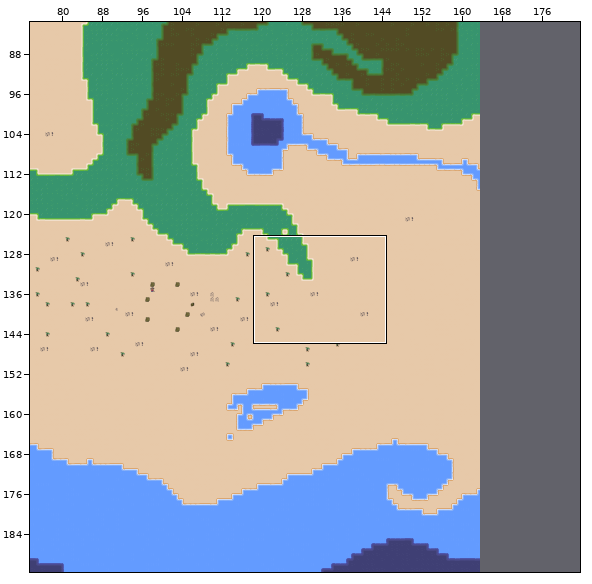
Tiled map: map/solidity.tmx. The picture above shows the old version from afar; the outline marks the close-up.
Close-up. Earlier state:
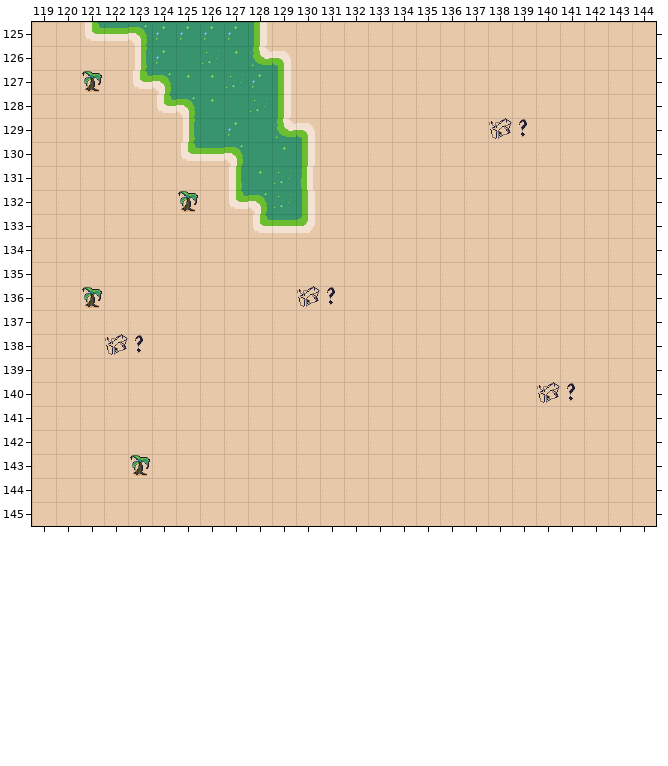
Cells are 32x32 px. Shown: x 119..144, y 125..145. The commit also changed other parts of the map, which this record leaves out. The old version is drawn lined up with the new one.
After the commit:
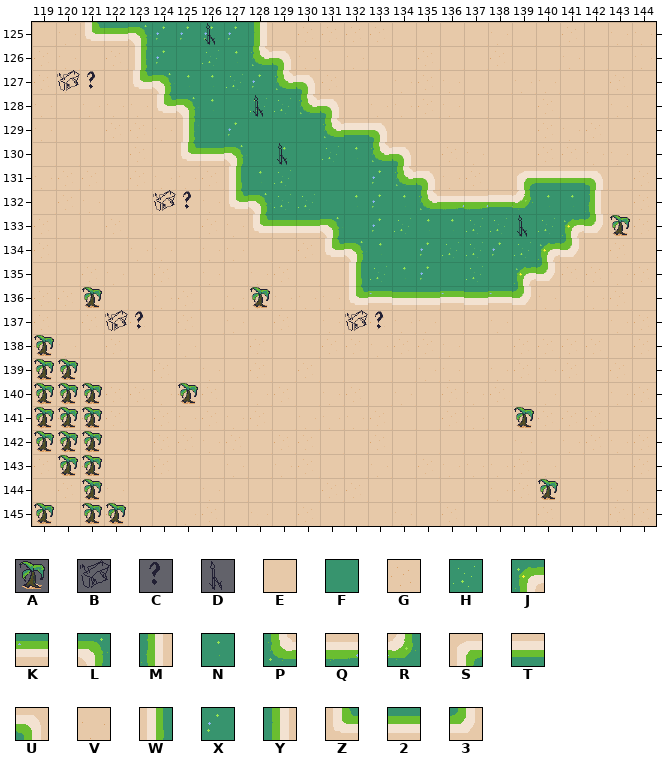
Key: from "basic-sprites": A 0 "BabyPalm", B 8 "Palm", C 9 "Palm", D 12 "BabyOak"; from "solidterrain": E 1, F 2, G 17, H 18, J 38, K 39, L 40, M 54, N 58, P 70, Q 71, R 72, S 86, T 87, U 88, V 97, W 102, X 103, Y 104, Z 118, 2 119, 3 120.
_ is an empty cell.
What changed:
map size 128x128 -> 192x192 cells (old content now starts at 36,64; both pictures use the new coordinates)
Layer "terrain":
y 127: x 129..130 YE -> PU
y 128: x 129..131 YEG -> HPU
y 129: x 129..133 PUGGE -> FFPTU
y 130: x 130..134 YVEGE -> FHNPU
y 131: x 130..135 MVEVVE -> FFFXPU; x 139..142 EGEE -> STTU
y 132: x 130..142 YEVVEEVGEEEVV -> HFNXNPQQTRNNM
y 133: x 130..142 3VVGEEVEVEEEG -> 2LFXHNNHHFHJ3
y 134: x 131..141 VEVEEEGEEVE -> ZLNFXHHXHJ3
y 135: x 132..140 VVEVGEEEV -> WHNXFHFJ3
y 136: x 132..139 EGEVGVEV -> ZK22K2K3
Layer "flora":
y 125: x 126 _ -> D
y 127: x 120..121 _A -> BC
y 128: x 128 _ -> D
y 129: x 138..139 BC -> __
y 130: x 129 _ -> D
y 132: x 124..125 _A -> BC
y 133: x 139 _ -> D; x 143 _ -> A
y 136: x 128 _ -> A
y 137: x 122..123 __ -> BC; x 132..133 __ -> BC
y 138: x 119 _ -> A; x 122..123 BC -> __
y 139: x 119..120 __ -> AA
y 140: x 119..121 ___ -> AAA; x 125 _ -> A; x 140..141 BC -> __
y 141: x 119..121 ___ -> AAA; x 139 _ -> A
y 142: x 119..121 ___ -> AAA
y 143: x 120..121 __ -> AA; x 123 A -> _
y 144: x 121 _ -> A; x 140 _ -> A
y 145: x 119 _ -> A; x 121..122 __ -> AA
Layer "camp":
y 136: x 130..131 BC -> __
Changed places in both close-ups, as pixel boxes (x1, y1, x2, y2):
added: (205, 23, 215, 45)
changed: (57, 70, 102, 92)
changed: (250, 70, 630, 331)
changed: (153, 190, 198, 212)
changed: (34, 310, 150, 524)
added: (178, 383, 198, 404)
changed: (514, 382, 575, 428)
added: (538, 479, 558, 500)
